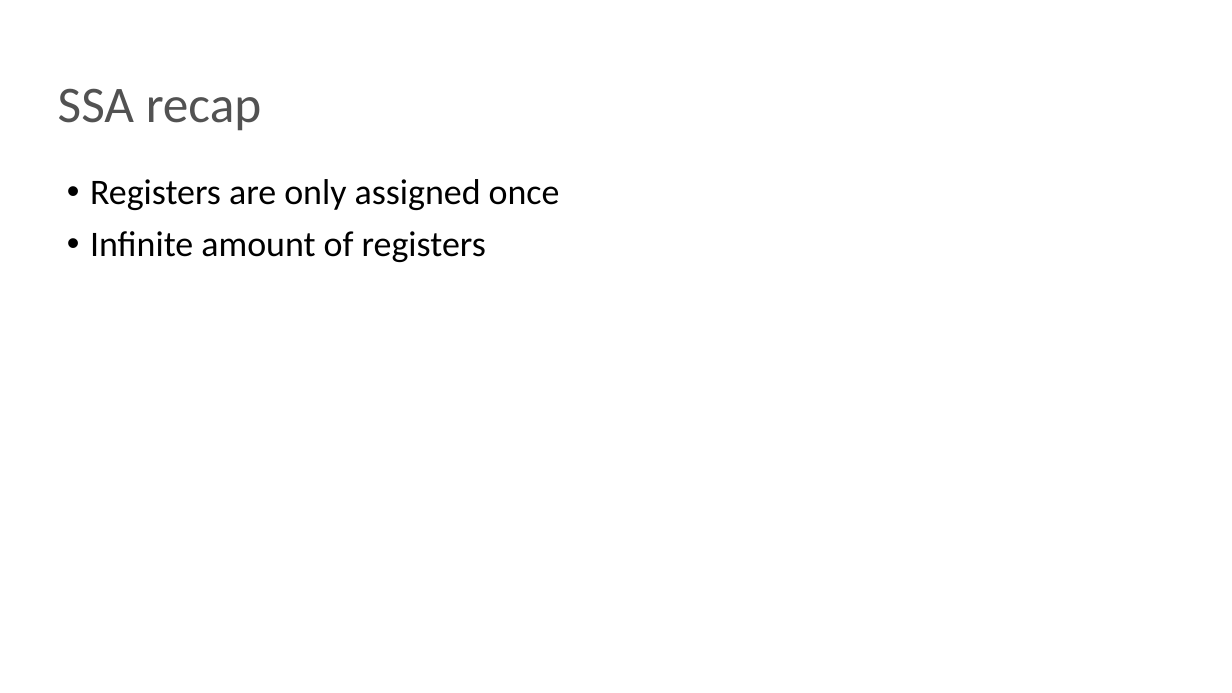
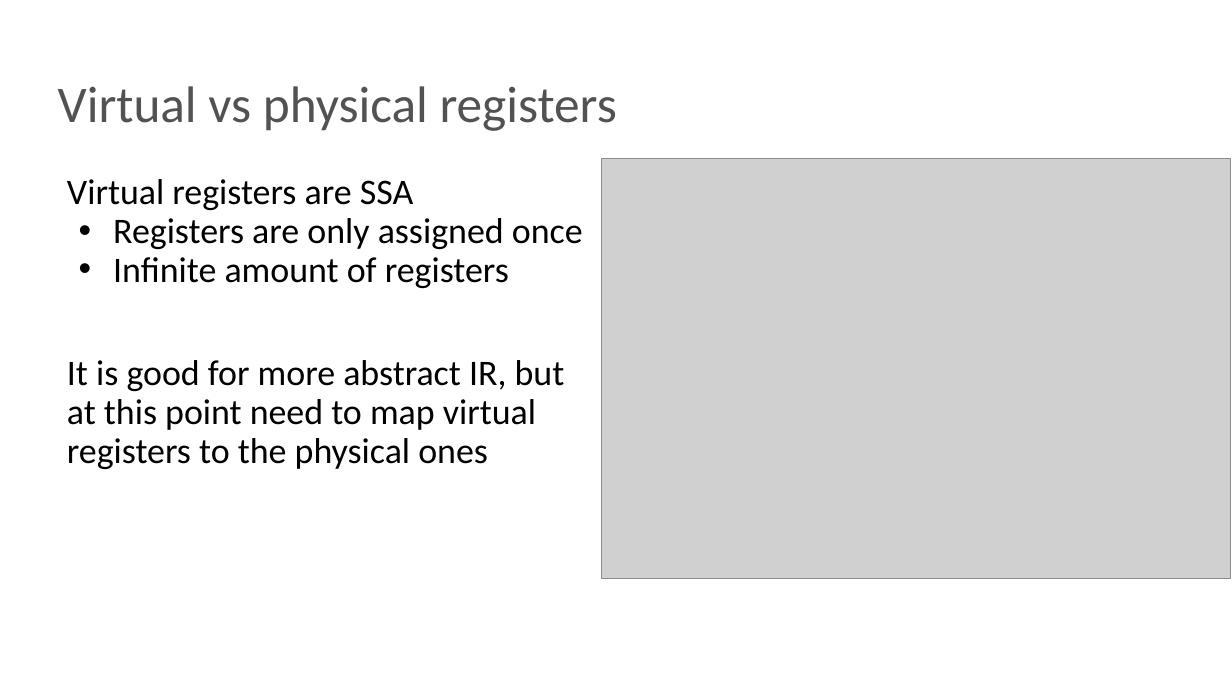
Before and after one commit to NN-complr-tech/Complr-course-lectures, a slide deck: slide 14 of 08-Backends-1.pptx (slide 12 before the commit). Drawn at 1232x693 pixels with LibreOffice and Linux fonts; fonts in the diff are those of the drawing; grey boxes stand for pictures. Boxes give left, top, right and bottom in pixels: in the first picture for what was removed or moved away, otherwise in the second. Text is boxed around its words. In the diff, an @@ line names an element or a change of style, - is before the commit and + after.

```diff
--- a/08-Backends-1.pptx
+++ b/08-Backends-1.pptx
@@ title at <box>58,86,617,131</box>: text changed @@
-SSA recap
+Virtual vs physical registers
@@ text at <box>67,179,414,210</box>: paragraph added @@
+Virtual registers are SSA
@@ picture added at <box>602,159,1231,579</box> @@
@@ text at <box>113,218,583,288</box>: indent changed; less space between paragraphs @@
@@ text at <box>67,360,565,469</box>: paragraph added @@
+It is good for more abstract IR, but at this point need to map virtual registers to the physical ones
```
Also in this commit, not shown: 28 other slides changed, 9 slides added, 1 slide removed.
